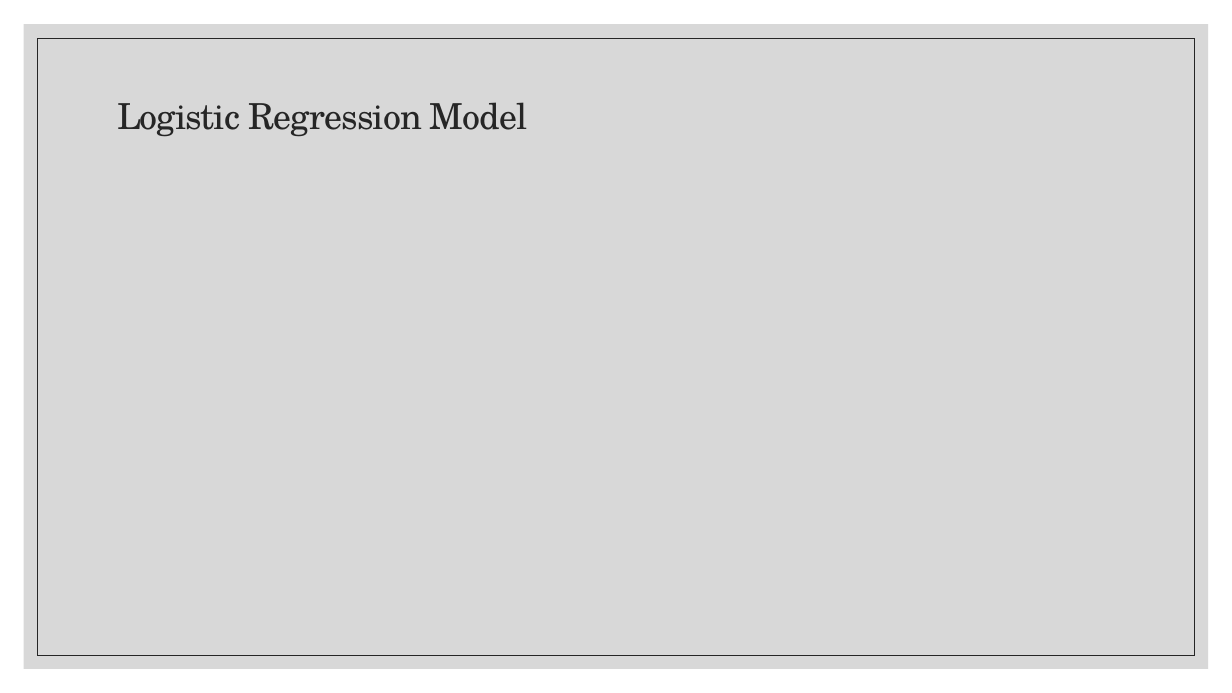
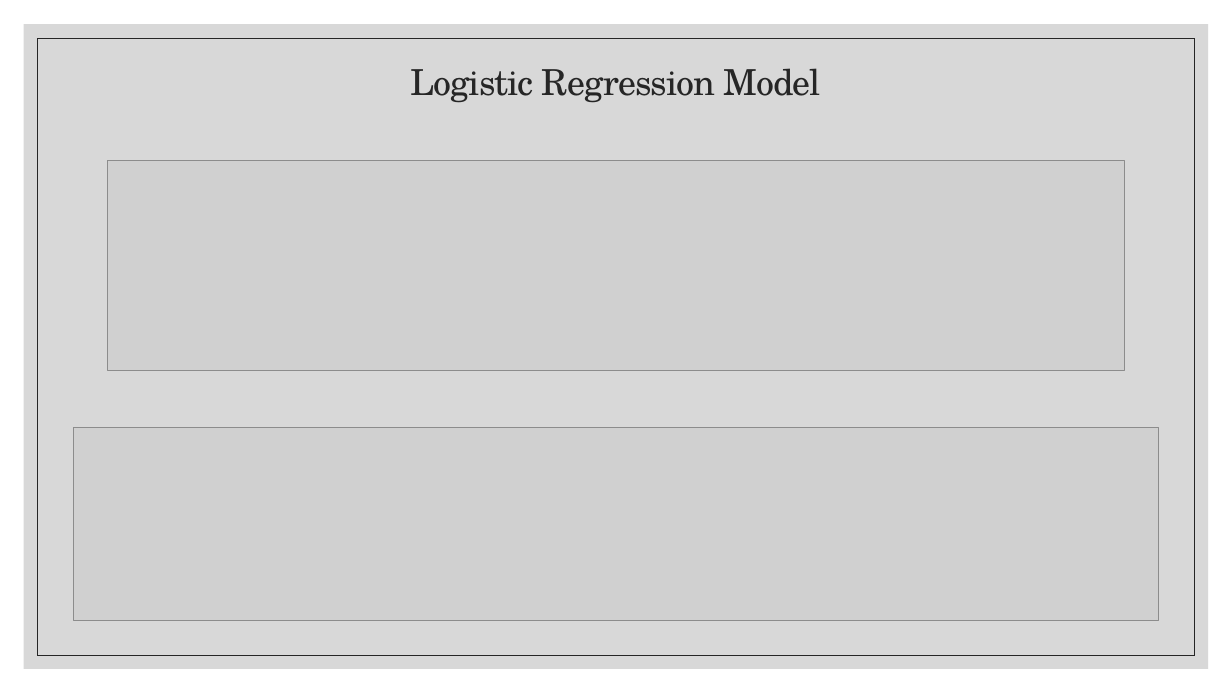
Before and after one commit to alexisperumal/ucsd_data_science_final_project, a slide deck: slide 9 of Presentation/Project_3_COVID19_MLModels_LabTests_Presentation.pptx (slide 8 before the commit). Drawn at 1232x693 pixels with LibreOffice and Linux fonts; fonts in the diff are those of the drawing; grey boxes stand for pictures. Boxes give left, top, right and bottom in pixels: in the first picture for what was removed or moved away, otherwise in the second. Text is boxed around its words. In the diff, an @@ line names an element or a change of style, - is before the commit and + after.

Commit message:
add comparison and confucion matrices for all models in presentation and website page.

```diff
--- a/Presentation/Project_3_COVID19_MLModels_LabTests_Presentation.pptx
+++ b/Presentation/Project_3_COVID19_MLModels_LabTests_Presentation.pptx
@@ title "Logistic Regression Model" at (411, 68, 822, 103): alignment left to centre @@
@@ picture added at (108, 161, 1125, 372) @@
@@ picture added at (73, 428, 1159, 621) @@
```
Also in this commit, not shown: 2 other slides changed, 2 slides added, 5 other files.
